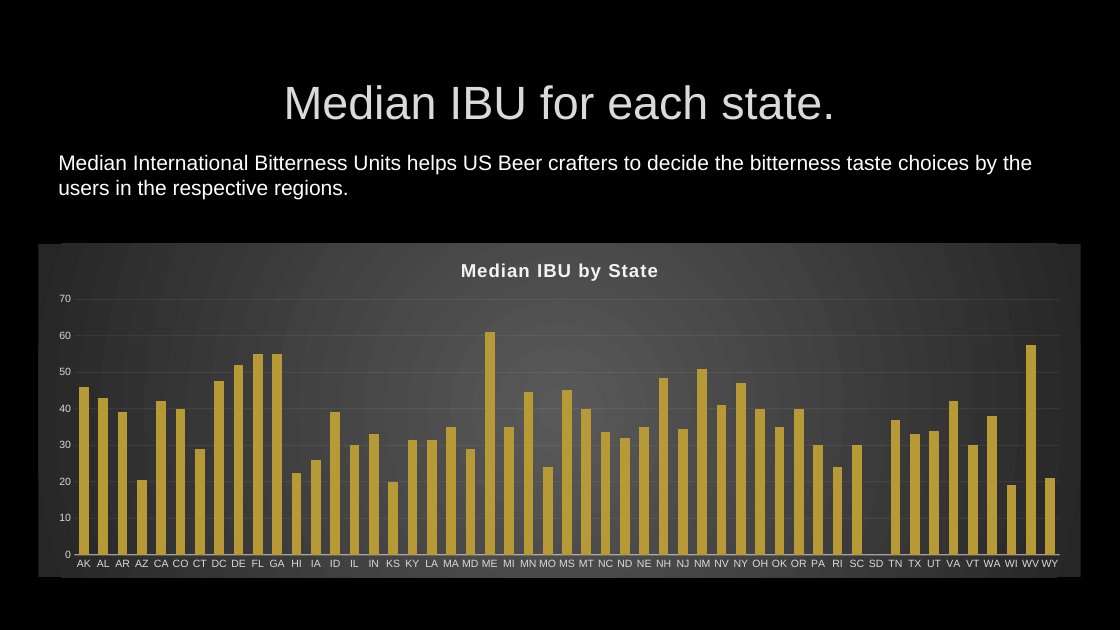
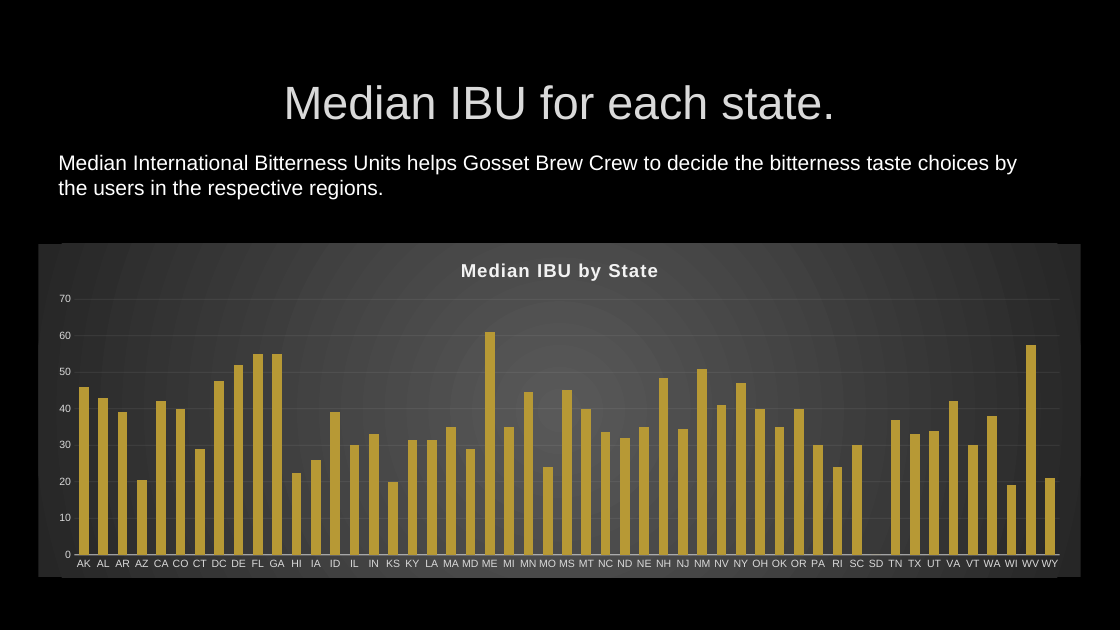
Before and after one commit to HammerLynch/MSDS6306_Case_Study_1, a slide deck: slide 10 of Presentation/Case_Study_Beers_FINAL.pptx. Drawn at 1120x630 pixels with LibreOffice and Linux fonts; fonts in the diff are those of the drawing; background and template pictures are left out. Boxes give left, top, right and bottom in pixels: in the first picture for what was removed or moved away, otherwise in the second. Text is boxed around its words. In the diff, an @@ line names an element or a change of style, - is before the commit and + after.

```diff
--- a/Presentation/Case_Study_Beers_FINAL.pptx
+++ b/Presentation/Case_Study_Beers_FINAL.pptx
@@ text at bbox=[58, 154, 1017, 199]: text changed @@
-Median International Bitterness Units helps US Beer crafters to decide the bitterness taste choices by the users in the respective regions.
+Median International Bitterness Units helps Gosset Brew Crew to decide the bitterness taste choices by the users in the respective regions.
```
Also in this commit, not shown: 2 other slides changed.
